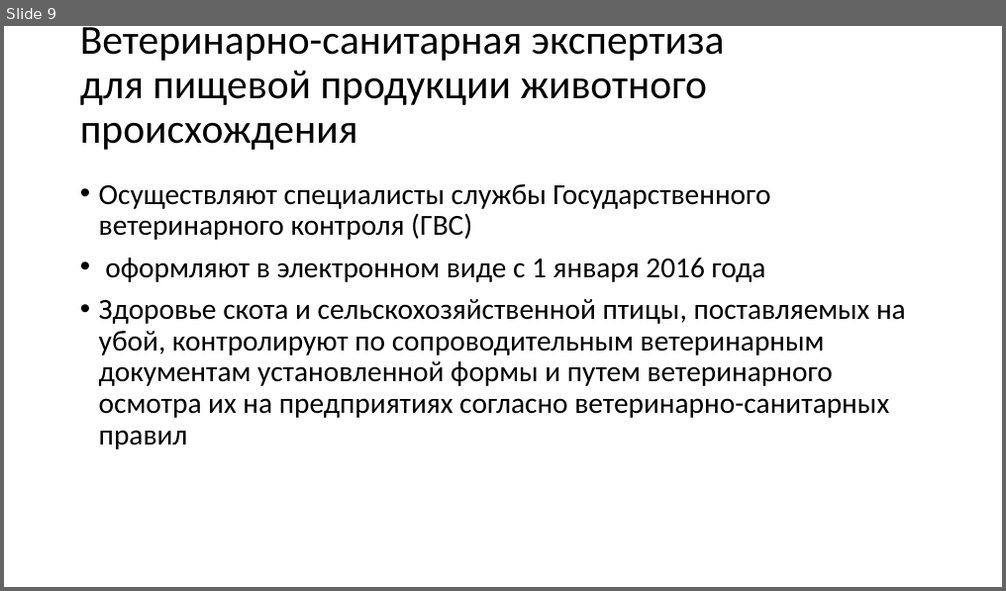
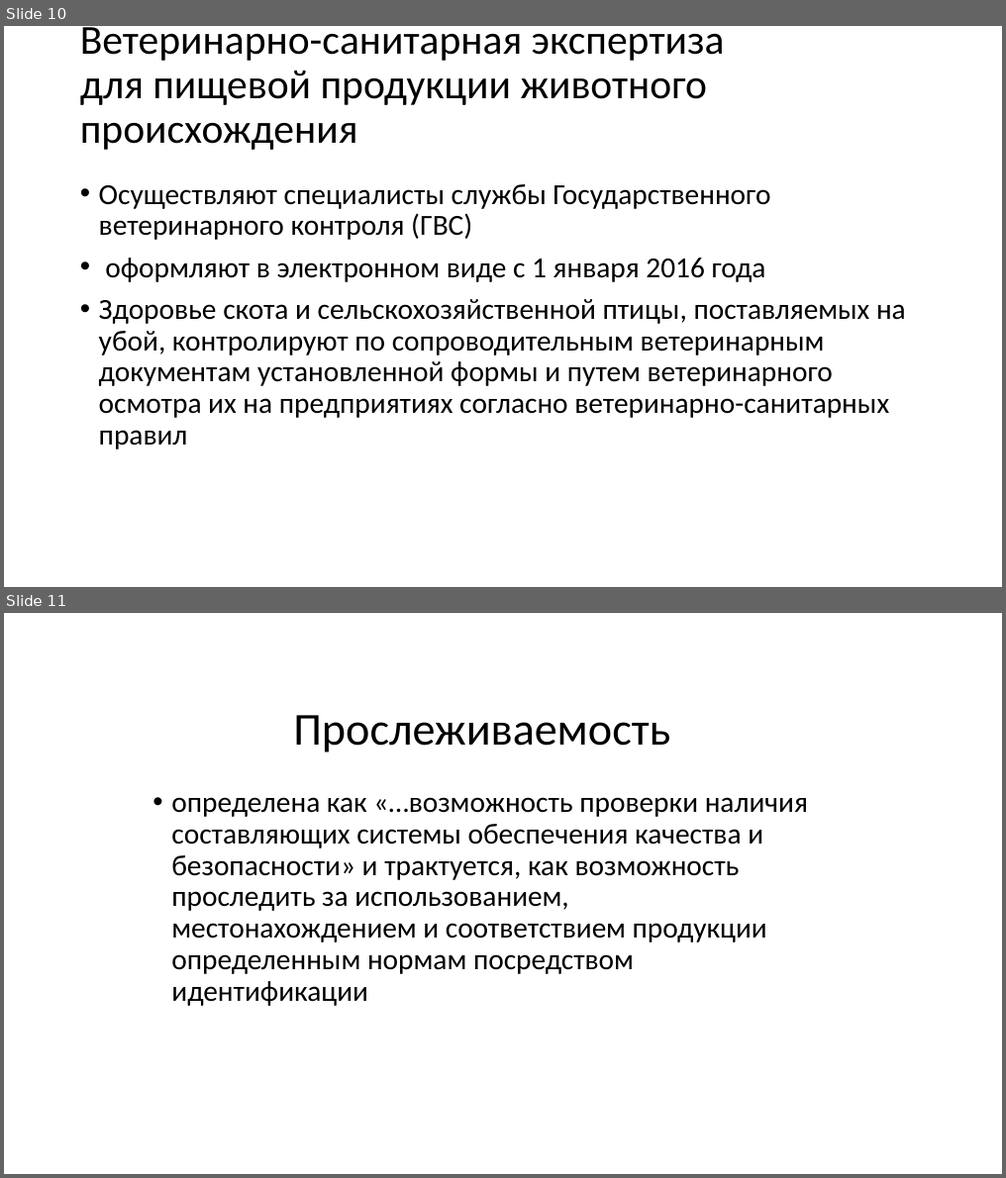
Before and after one commit to im7mortal/disser, a slide deck: Презентация.pptx. Shown one above the other, each under a label of ours: slide 9 before the commit, slides 10 and 11 after it. The pictures are 1006x591 and 1006x1178 pixels, drawn with LibreOffice and Linux fonts; fonts in the diff are those of the drawing. Boxes give left, top, right and bottom in pixels: in the first picture for what was removed or moved away, otherwise in the second. Text is boxed around its words. In the diff, an @@ line names an element or a change of style, - is before the commit and + after.

```diff
--- a/Презентация.pptx
+++ b/Презентация.pptx
@@ slide 11 added at [4,613,1002,1174], background #FFFFFF @@
@@ title added at [293,715,670,753], 44 pt, text #000000 @@
+Прослеживаемость
@@ text added at [171,797,808,1006], 28 pt, text #000000 @@
+• определена как «…возможность проверки наличия составляющих системы обеспечения качества и безопасности» и трактуется, как возможность проследить за использованием, местонахождением и соответствием продукции определенным нормам посредством идентификации
@@ what was slide 9 is now slide 10 @@
```
Also in this commit, not shown: 3 other slides added, 3 other files.
